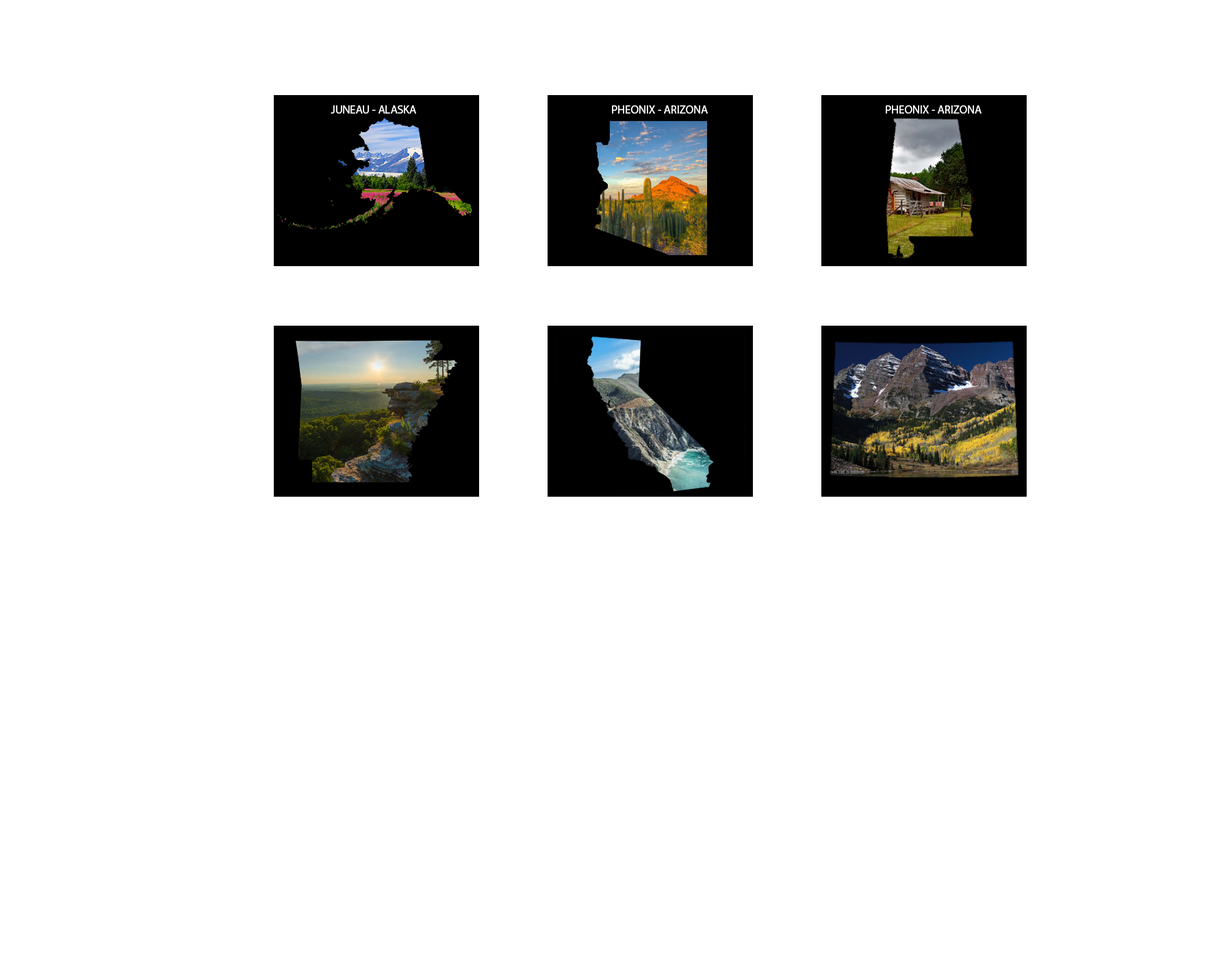
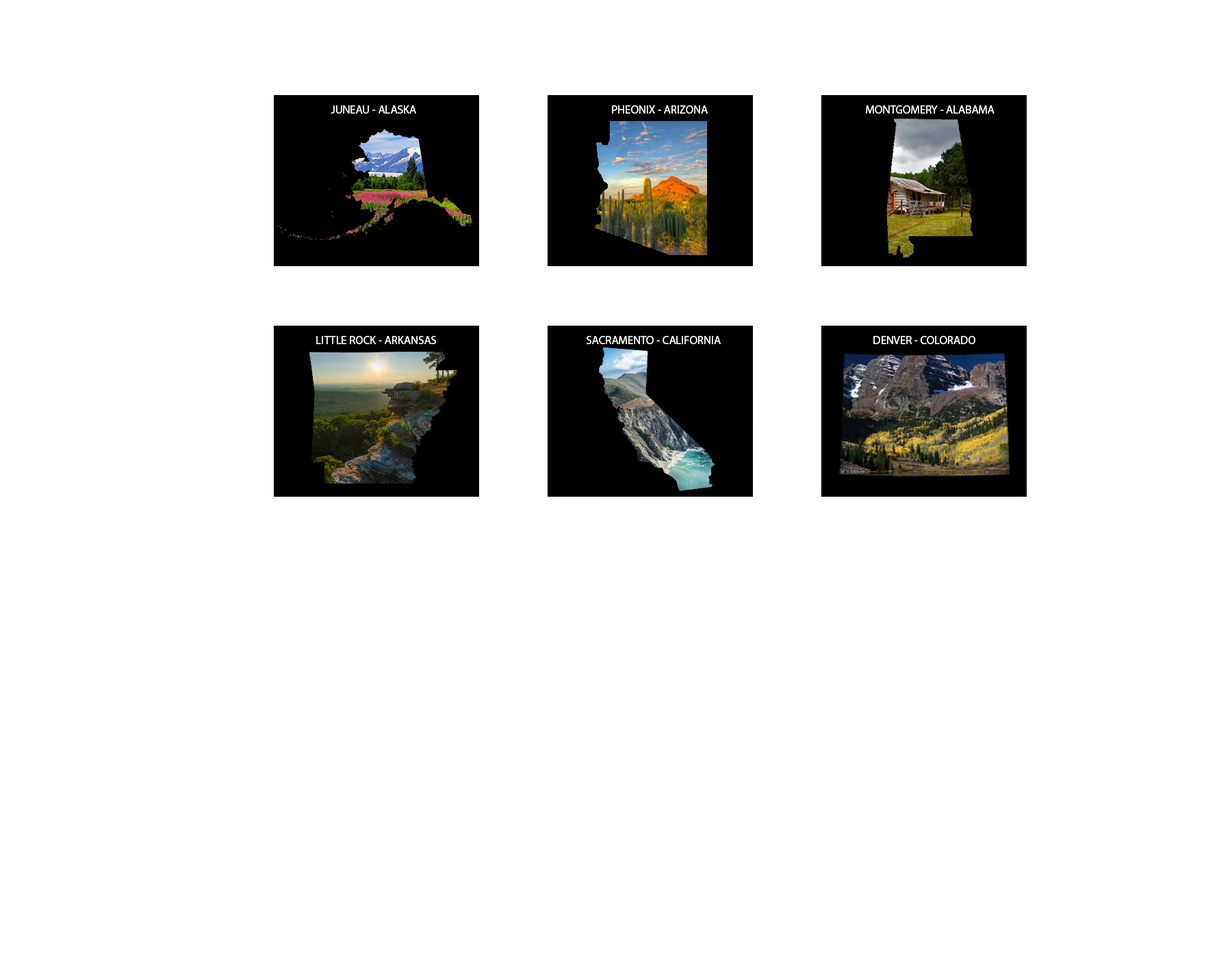
Comparing the layer stacks of the two 1232 x 977 images. Changes:
added layer "DENVER - COLORADO" in group "colorado" over box(873, 335, 976, 345)
painted on "Layer 6" over box(829, 335, 1019, 497)
added layer "SACRAMENTO - CALIFORNIA" in group "California" over box(586, 335, 721, 345)
painted on "Layer 5" over box(554, 331, 753, 497)
added layer "LITTLE ROCK - ARKANSAS" in group "Arkansas" over box(316, 335, 436, 345)
painted on "Layer 2" over box(295, 337, 459, 484)
renamed "PHEONIX - ARIZONA" to "MONTGOMERY - ALABAMA", painted on it over box(865, 105, 995, 114)
painted on "Layer 8" over box(885, 117, 976, 260)
painted on "Layer 1" over box(276, 118, 472, 241)
